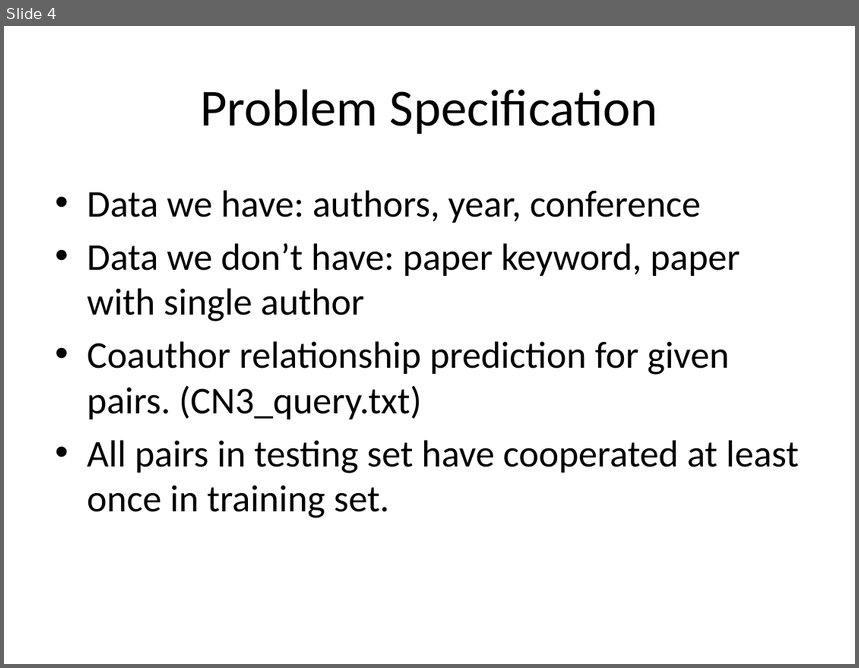
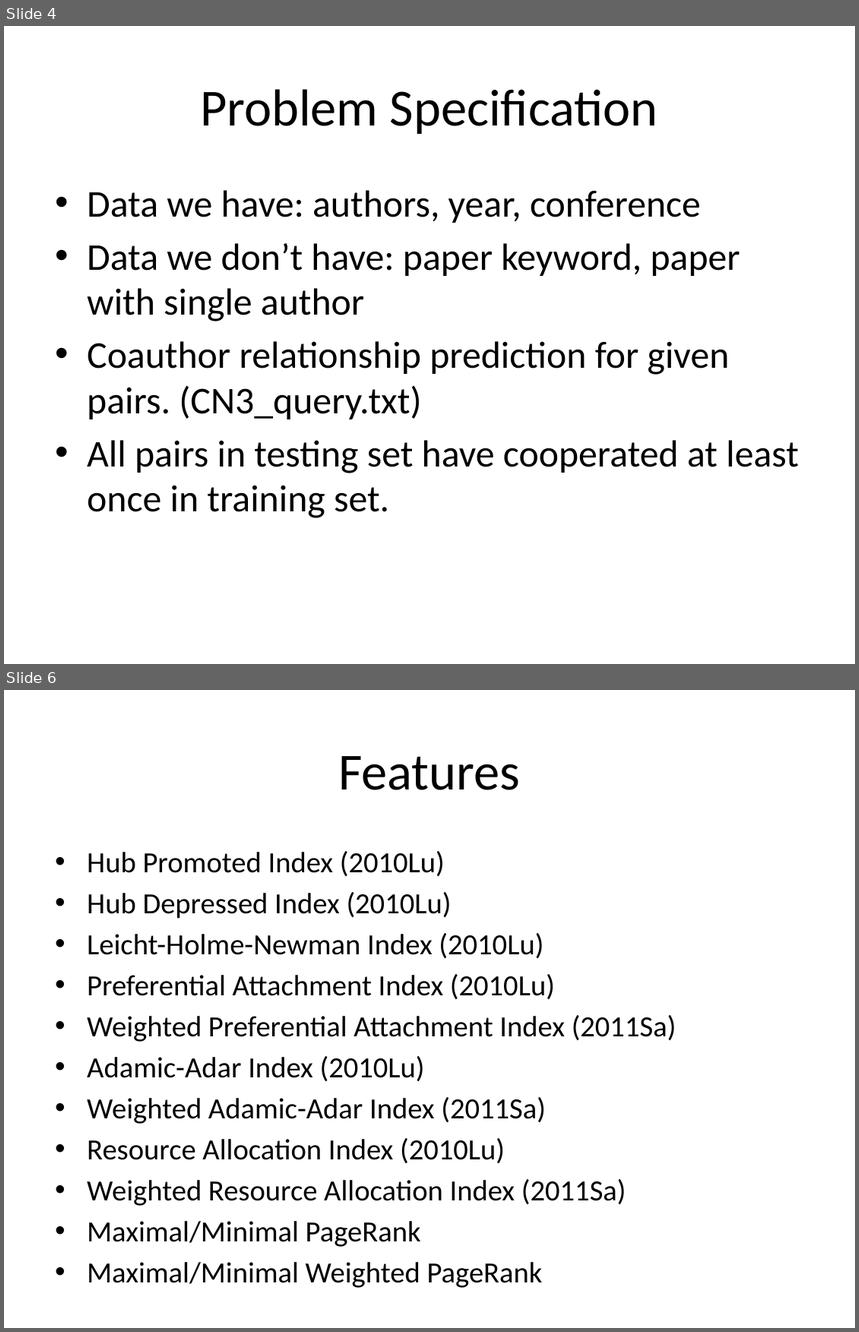
Before and after one commit to yftung7/2014_DM_Project, a slide deck: Project/Readme_v2.pptx. Shown one above the other, each under a label of ours: slide 4 before the commit, slides 4 and 6 after it; the slides between them are not shown. The pictures are 859x668 and 859x1332 pixels, drawn with LibreOffice and Linux fonts; fonts in the diff are those of the drawing. Boxes give left, top, right and bottom in pixels: in the first picture for what was removed or moved away, otherwise in the second. Text is boxed around its words. In the diff, an @@ line names an element or a change of style, - is before the commit and + after.

```diff
--- a/Project/Readme_v2.pptx
+++ b/Project/Readme_v2.pptx
@@ slide 6 added at (4, 690, 855, 1328), background #C7EDCC @@
@@ title added at (338, 756, 520, 790), 44 pt, text #000000 @@
+Features
@@ text added at (87, 851, 677, 1247), 24.8 pt, text #000000 @@
+• Hub Promoted Index (2010Lu)
+• Hub Depressed Index (2010Lu)
+• Leicht-Holme-Newman Index (2010Lu)
+• Preferential Attachment Index (2010Lu)
+• Weighted Preferential Attachment Index (2011Sa)
+• Adamic-Adar Index (2010Lu)
+• Weighted Adamic-Adar Index (2011Sa)
+• Resource Allocation Index (2010Lu)
+• Weighted Resource Allocation Index (2011Sa)
+• Maximal/Minimal PageRank
+• Maximal/Minimal Weighted PageRank
```
Also in this commit, not shown: 16 other slides changed, 3 other slides added, 1 slide removed.
